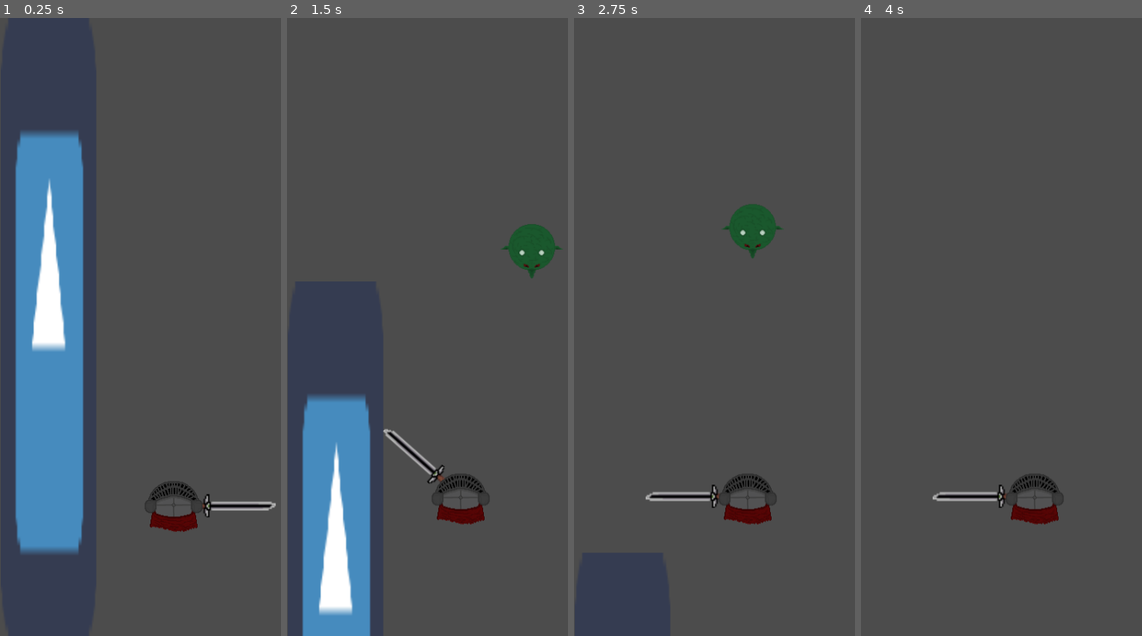
Above: before the commit, frames 1-4 (left to right).
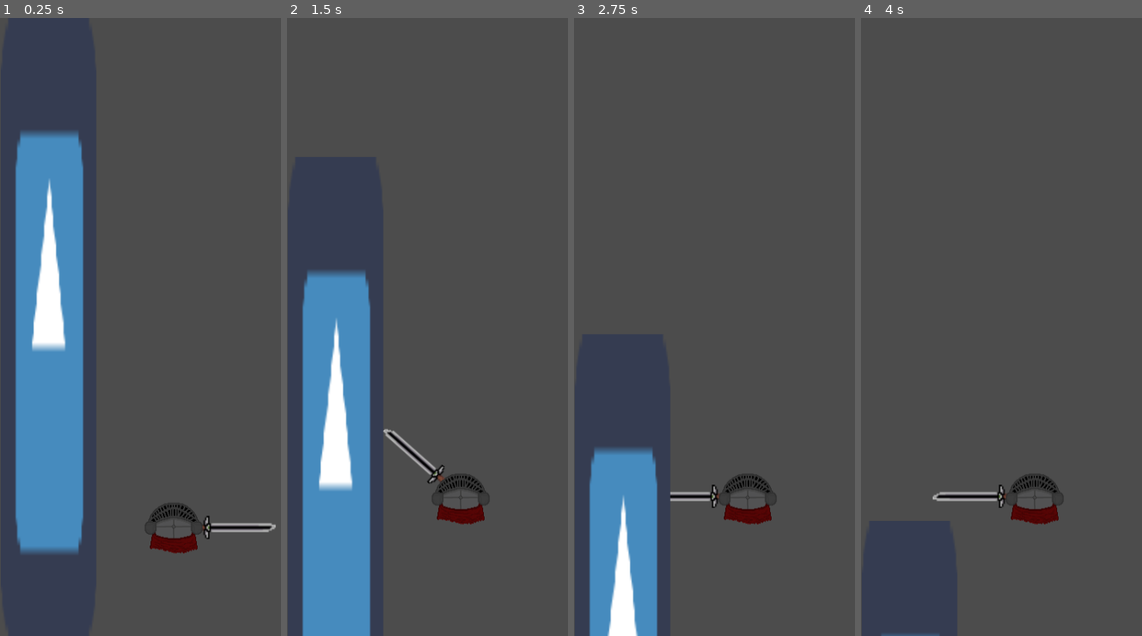
Above: after the commit, the same moments.

Repository: Yeetii/Bladerunner
Game: Godot game, scene res://Scenes/Main.tscn
Two runs of this game, one before a commit and one after it. Both use one fixed random seed, a clock stepped at 60 frames per second and the inputs below. The engine's default icon, where the game draws it, is replaced by a stand-in: a white triangle on a blue panel in a dark square.
Inputs (mouse positions are in pixels of both pictures, inside the frame that each line leads up to):
- Up to frame 1 (0.25 s): no input
- Up to frame 2 (1.5 s): move the mouse to (537, 296) at 0.52 s; click (537, 296) at 0.6 s; move the mouse to (390, 357) at 1.27 s; click (390, 357) at 1.35 s
- Up to frame 3 (2.75 s): move the mouse to (781, 191) at 2.02 s; click (781, 191) at 2.1 s
- Up to frame 4 (4 s): move the mouse to (1018, 450) at 2.77 s; click (1018, 450) at 2.85 s; move the mouse to (1139, 419) at 3.52 s; click (1139, 419) at 3.6 s

The runs differ from the first frame. In frame 1, 2.0% of the frame differs, in the area x 51-99%, y 75-87%; in frame 2, 9.1%, in the area x 5-99%, y 33-97%; in frame 3, 8.4%; in frame 4, less than 0.1%.
Error after the commit: Parse Error: Too many arguments for "randf()" call. Expected at most 0. (res://Scripts/Main.gd:30)

Commit message:
Added enemy spawner in main and player speed up

Diff:
--- a/Scenes/Main.tscn
+++ b/Scenes/Main.tscn
@@ -1,9 +1,8 @@
-[gd_scene load_steps=5 format=2]
+[gd_scene load_steps=4 format=2]
 
 [ext_resource path="res://Scripts/Main.gd" type="Script" id=1]
 [ext_resource path="res://Scenes/Player.tscn" type="PackedScene" id=2]
 [ext_resource path="res://icon.png" type="Texture" id=3]
-[ext_resource path="res://Scenes/Enemy.tscn" type="PackedScene" id=4]
 
 [node name="Main" type="Node" index="0"]
 
@@ -18,11 +17,4 @@
 position = Vector2( 62.2601, 445.419 )
 scale = Vector2( 2.06825, 13.4012 )
 texture = ExtResource( 3 )
-
-[node name="Enemy" parent="." index="2" instance=ExtResource( 4 )]
-
-position = Vector2( 333.288, -30.5407 )
-
-[node name="Enemy2" parent="." index="3" instance=ExtResource( 4 )]
-
-position = Vector2( 241.868, -433.142 )
+_sections_unfolded = [ "Region", "Transform", "Z Index" ]
--- a/Scripts/Main.gd
+++ b/Scripts/Main.gd
@@ -1,4 +1,18 @@
 extends Node
+
+var enemy = preload("res://Scenes/Enemy.tscn")
+
+var spawn_xpos_random = 100
+var spawn_yoffset = Vector2(0, -1000)
+
+var time_alive = 0
+var spawn_timer = 0
+var base_time_between_spawn = 2
+var time_between_spawn = 2
+
+var time_randomness = 2
+
+
 
 func _ready():
 	pass
@@ -6,3 +20,18 @@
 func _process(delta):
 	if (int($Player.position.y) % 1000 <= 1):
 		print("passed")
+	spawn_timer += delta
+
+	if spawn_timer >= time_between_spawn:
+		spawn_enemy()
+
+
+func spawn_enemy():
+	print(randf(-spawn_xpos_random, spawn_xpos_random))
+	var new_enemy = enemy.instance()
+	add_child(new_enemy)
+	new_enemy.position = $Player.position + spawn_yoffset + Vector2(rand_range(-spawn_xpos_random, spawn_xpos_random), 0)
+	# reset timer
+	# time_between_spawn = base_time_between_spawn *  exp(-$Player.time_alive/25) + rand_range(0, time_randomness)
+	time_between_spawn = base_time_between_spawn + rand_range(-time_randomness, time_randomness)
+	spawn_timer = 0
--- a/Scripts/Player.gd
+++ b/Scripts/Player.gd
@@ -1,11 +1,16 @@
 extends KinematicBody2D
 
-var speed = Vector2(0, -5)
+
+var base_speed = Vector2(0, -3)
+var speed = Vector2(0, -3)
+
 
 # -1 = left | 1 = right
 var attack_left = true
 var can_attack = true
 var attack_speed = .3
+
+var time_alive = 0
 
 
 func _ready():
@@ -14,6 +19,10 @@
 
 func _process(delta):
 	move_and_collide(speed)
+
+	time_alive += delta
+	update_speed()
+
 
 
 func _on_Tween_tween_completed(object, key):
@@ -36,3 +45,10 @@
 		if can_attack:
 			attack()
 			can_attack = false
+
+
+func update_speed():
+	speed = base_speed * exp(time_alive/25)
+
+	pass
+	#time_between_spawn = base_time_between_spawn *  exp(-$Player.time_alive/25) + rand_range(0, time_randomness)
